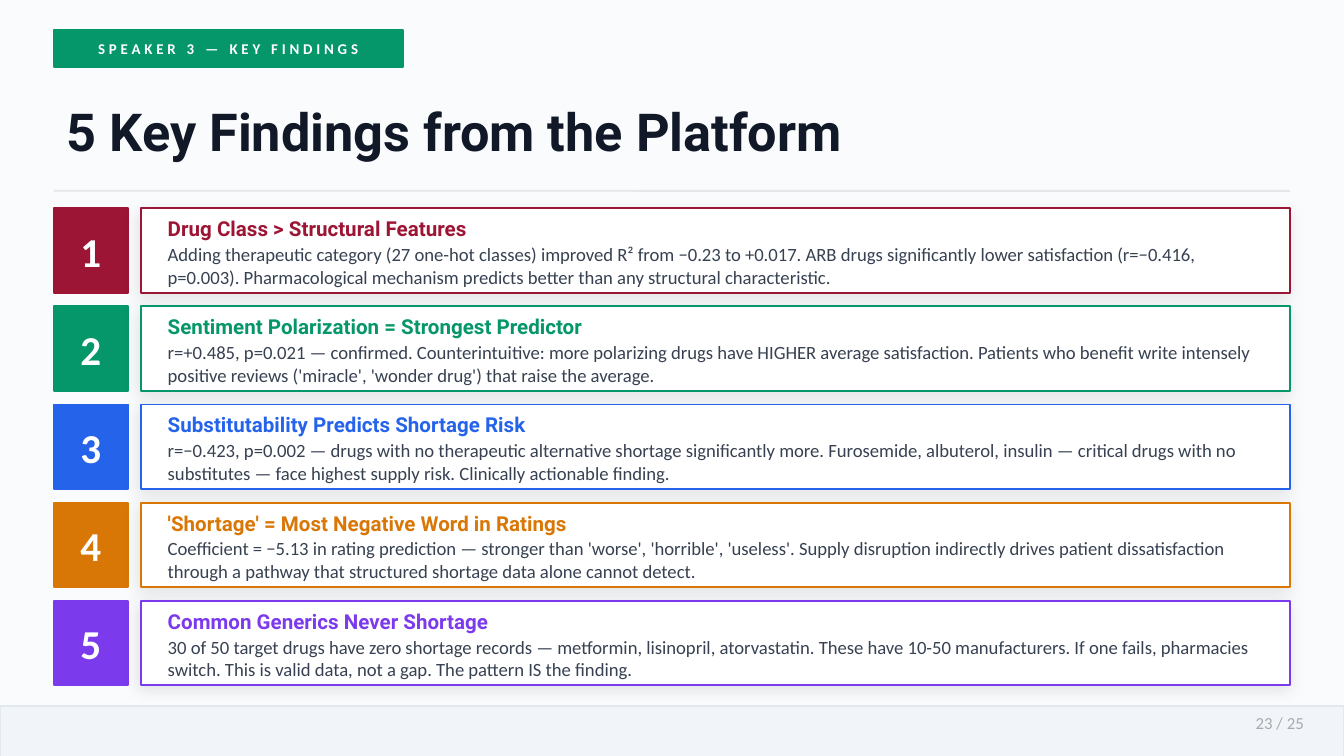
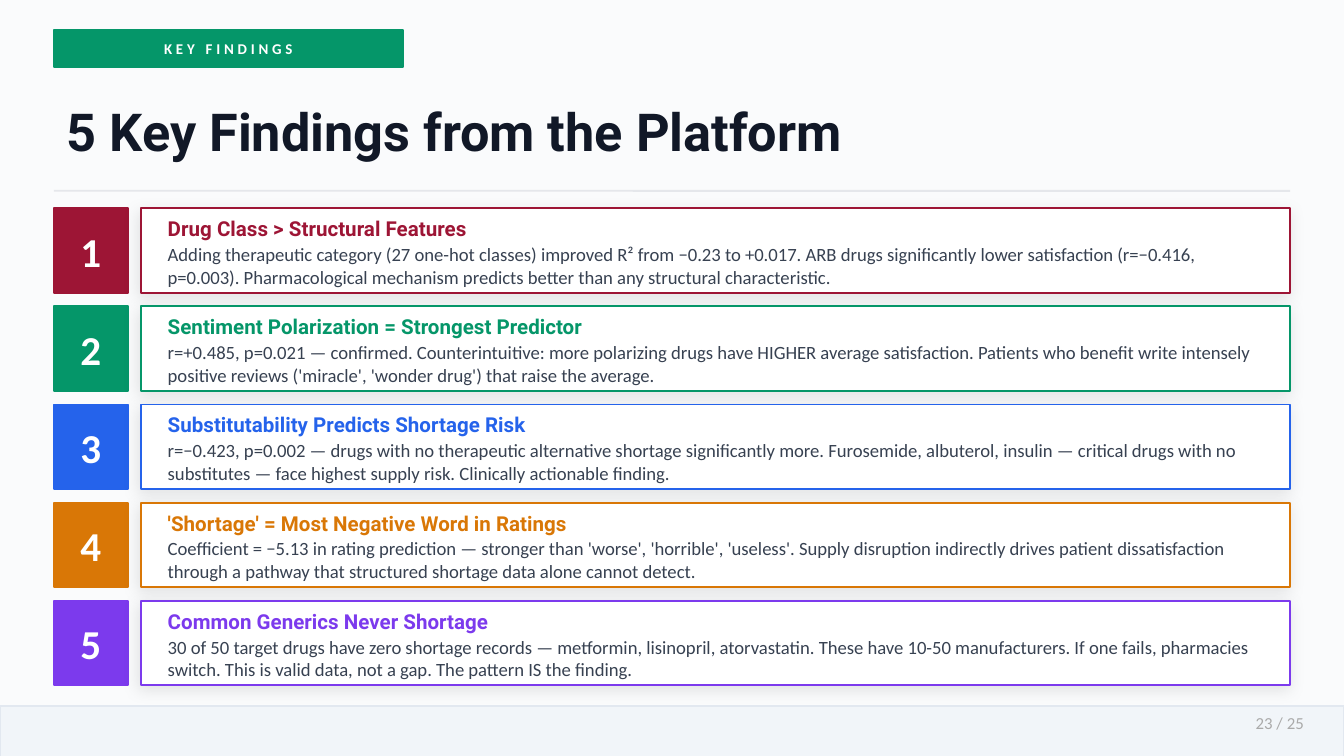
Before and after one commit to Bhawna1201/healthcare-intelligence, a slide deck: slide 23 of healthcare_presentation_notes.pptx. Drawn at 1344x756 pixels with LibreOffice and Linux fonts; fonts in the diff are those of the drawing. Boxes give left, top, right and bottom in pixels: in the first picture for what was removed or moved away, otherwise in the second. Text is boxed around its words. In the diff, an @@ line names an element or a change of style, - is before the commit and + after.

```diff
--- a/healthcare_presentation_notes.pptx
+++ b/healthcare_presentation_notes.pptx
@@ text at (x1=164, y1=44, x2=293, y2=54): text changed @@
-SPEAKER 3 — KEY FINDINGS
+KEY FINDINGS
```
Also in this commit, not shown: 18 other slides changed, 3 other files.
